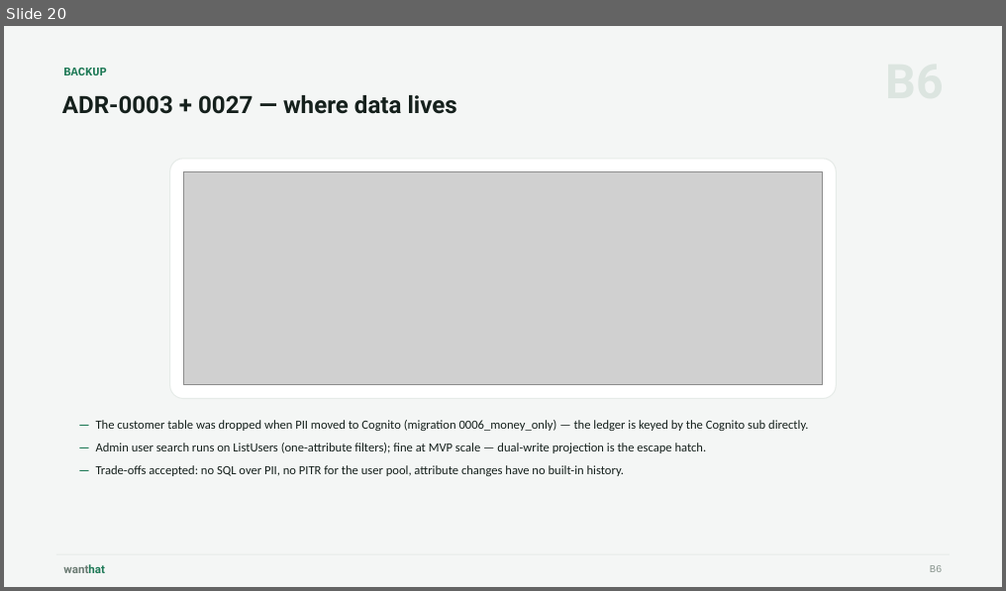
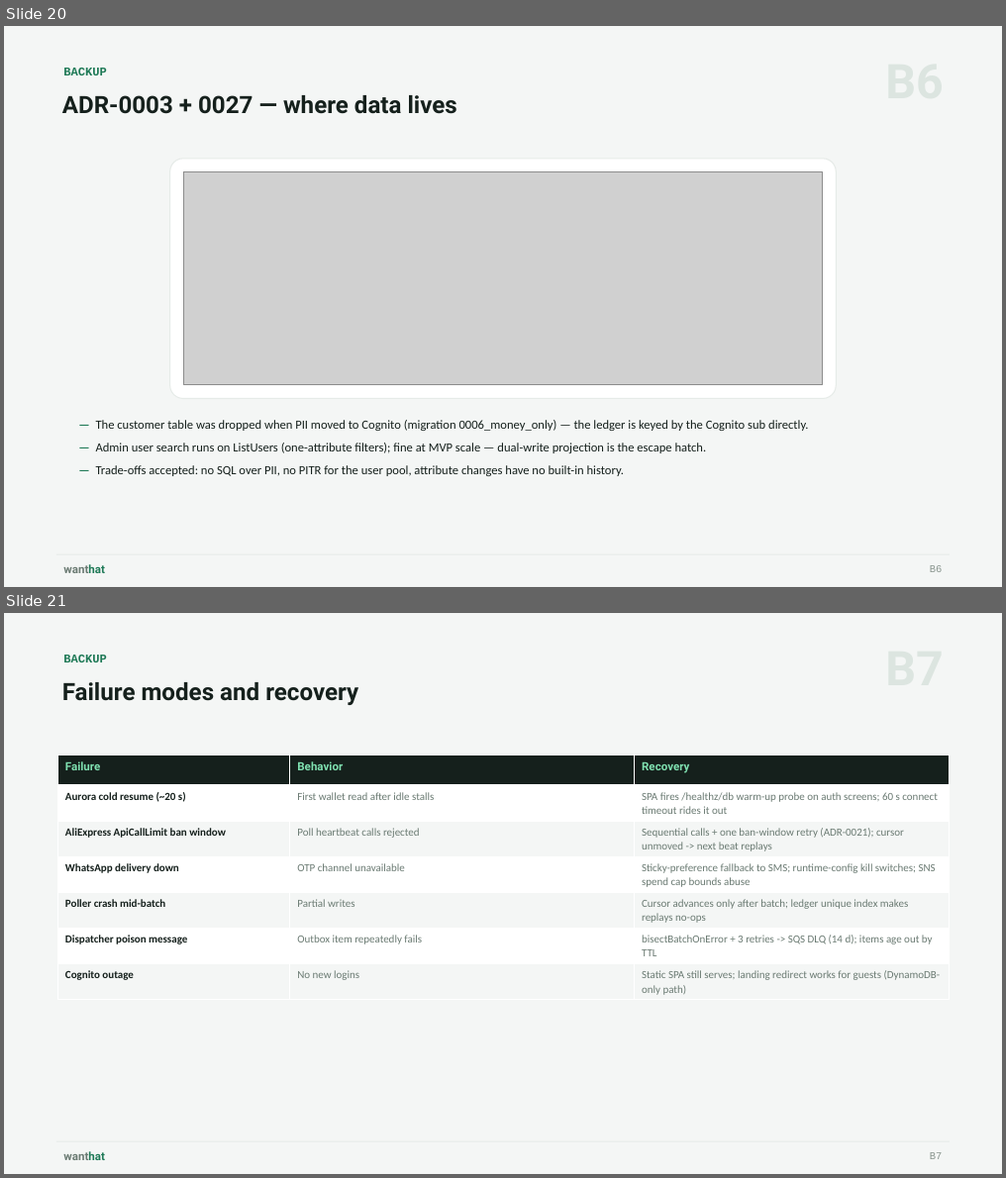
Before and after one commit to wanthat-app/monorepo, a slide deck: slides/wanthat-presentation.pptx. Shown one above the other, each under a label of ours: slide 20 before the commit, slides 20 and 21 after it. The pictures are 1006x591 and 1006x1178 pixels, drawn with LibreOffice and Linux fonts; fonts in the diff are those of the drawing; grey boxes stand for pictures. Boxes give left, top, right and bottom in pixels: in the first picture for what was removed or moved away, otherwise in the second. Text is boxed around its words. In the diff, an @@ line names an element or a change of style, - is before the commit and + after.

```diff
--- a/slides/wanthat-presentation.pptx
+++ b/slides/wanthat-presentation.pptx
@@ slide 21 added at (4, 613, 1002, 1174), background #F4F6F5 @@
@@ text added at (63, 655, 106, 663), 11.5 pt, text #1F7A57, bold @@
+BACKUP
@@ text added at (62, 682, 358, 705), 23 pt, text #15201C, bold @@
+Failure modes and recovery
@@ table added at (57, 756, 948, 999), 7 rows, 3 columns @@
+Failure | Behavior | Recovery
+Aurora cold resume (~20 s) | First wallet read after idle stalls | SPA fires /healthz/db warm-up probe on auth screens; 60 s connect timeout rides it out
+AliExpress ApiCallLimit ban window | Poll heartbeat calls rejected | Sequential calls + one ban-window retry (ADR-0021); cursor unmoved -> next beat replays
+WhatsApp delivery down | OTP channel unavailable | Sticky-preference fallback to SMS; runtime-config kill switches; SNS spend cap bounds abuse
+Poller crash mid-batch | Partial writes | Cursor advances only after batch; ledger unique index makes replays no-ops
+Dispatcher poison message | Outbox item repeatedly fails | bisectBatchOnError + 3 retries -> SQS DLQ (14 d); items age out by TTL
+Cognito outage | No new logins | Static SPA still serves; landing redirect works for guests (DynamoDB-only path)
@@ rectangle added at (56, 1142, 949, 1143), fill #E6EBE8 @@
@@ text added at (63, 1152, 105, 1160), 11 pt, text #6B7B73, bold @@
+wanthat
@@ text added at (930, 1153, 943, 1159), 10 pt, text #8A968F @@
+B7
```
Also in this commit, not shown: 1 slide changed, 6 other slides added, 7 slides removed.
